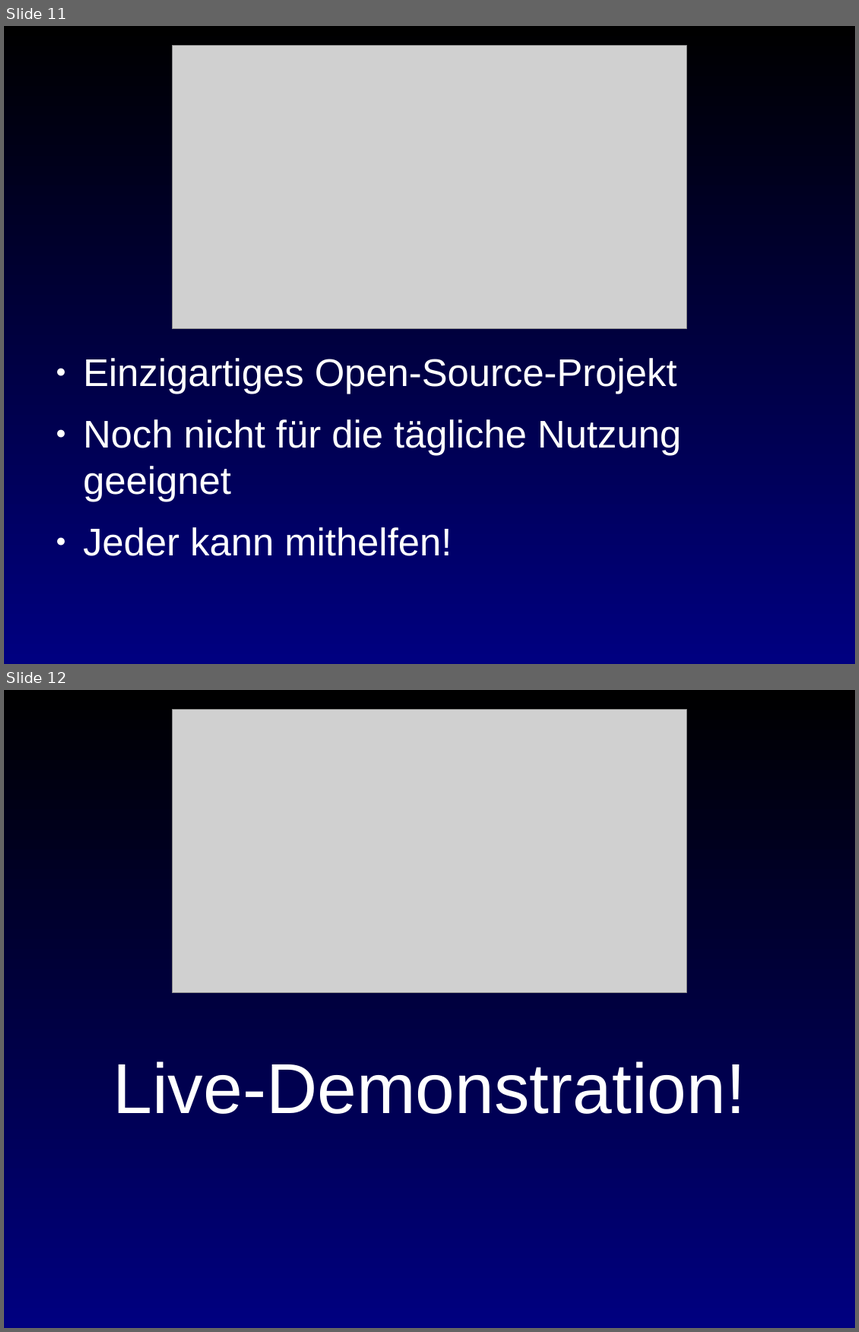
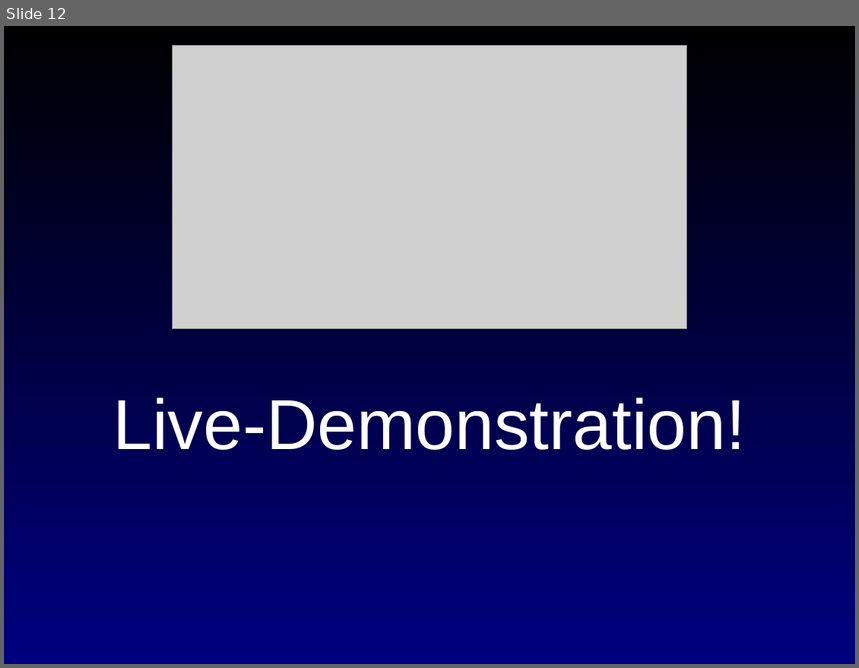
Before and after one commit to reactos/press-media, a slide deck: Events/2014 - Kieler Linux-Tage/Presentation/ReactOS.odp. Shown one above the other, each under a label of ours: slides 11 and 12 before the commit, slide 12 after it. The pictures are 859x1332 and 859x668 pixels, drawn with LibreOffice and Linux fonts; fonts in the diff are those of the drawing; grey boxes stand for pictures. Boxes give left, top, right and bottom in pixels: in the first picture for what was removed or moved away, otherwise in the second. Text is boxed around its words. In the diff, an @@ line names an element or a change of style, - is before the commit and + after.

Commit message:
Updated presentation with some newer screenshots (Office 2007 and Photoshop). We still need more :)
svn path=/trunk/; revision=52

```diff
--- a/Events/2014 - Kieler Linux-Tage/Presentation/ReactOS.odp
+++ b/Events/2014 - Kieler Linux-Tage/Presentation/ReactOS.odp
@@ slide 11 removed at (4,26,855,664), background gradient #000000 to #000080 @@
@@ picture removed at (173,45,687,329) @@
@@ text removed at (83,358,681,556) @@
-● Einzigartiges Open-Source-Projekt
-● Noch nicht für die tägliche Nutzung geeignet
-● Jeder kann mithelfen!
```
Also in this commit, not shown: 1 slide added.
